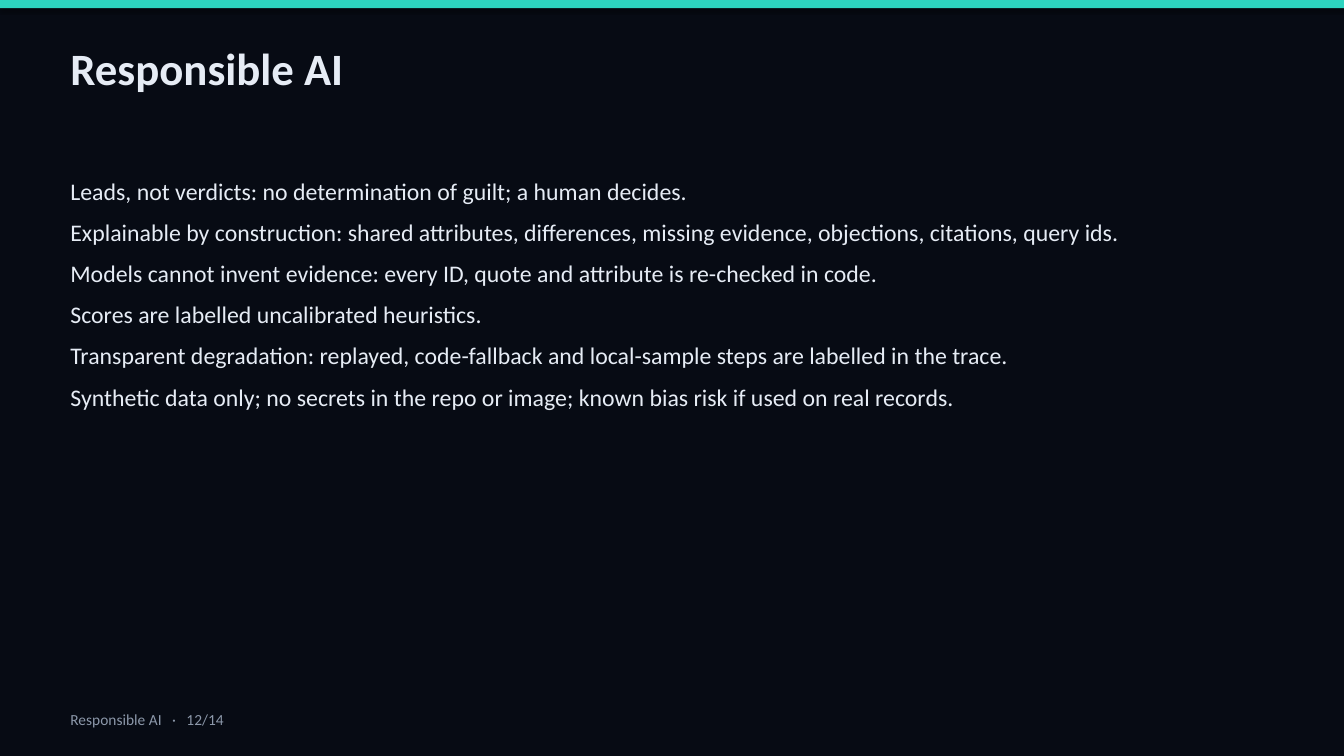
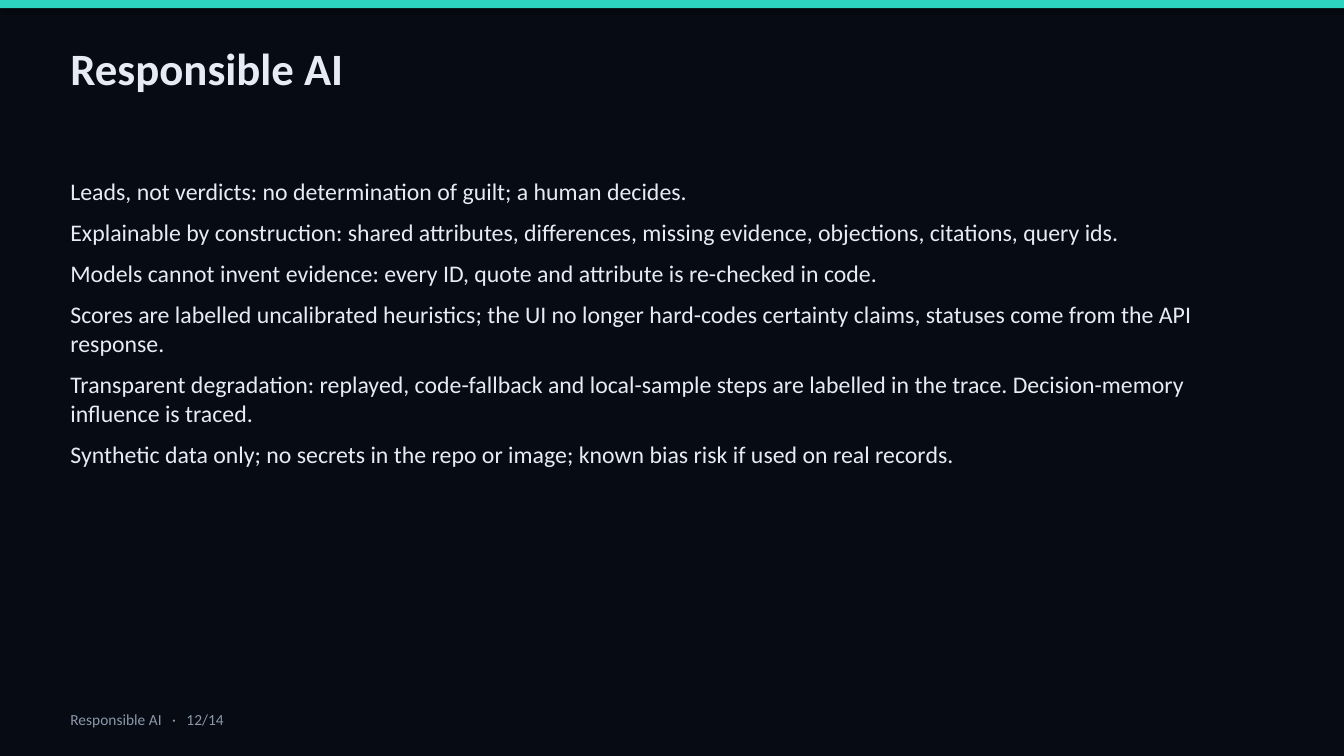
Before and after one commit to Yashasvi-Ranjan/Crime_intelligence, a slide deck: slide 12 of submission/media/AEGIS_Slide_Deck.pptx. Drawn at 1344x756 pixels with LibreOffice and Linux fonts; fonts in the diff are those of the drawing. Boxes give left, top, right and bottom in pixels: in the first picture for what was removed or moved away, otherwise in the second. Text is boxed around its words. In the diff, an @@ line names an element or a change of style, - is before the commit and + after.

```diff
--- a/submission/media/AEGIS_Slide_Deck.pptx
+++ b/submission/media/AEGIS_Slide_Deck.pptx
@@ text at (70, 306, 1191, 422): text changed @@
-Scores are labelled uncalibrated heuristics.
-Transparent degradation: replayed, code-fallback and local-sample steps are labelled in the trace.
+Scores are labelled uncalibrated heuristics; the UI no longer hard-codes certainty claims, statuses come from the API response.
+Transparent degradation: replayed, code-fallback and local-sample steps are labelled in the trace. Decision-memory influence is traced.
```
Also in this commit, not shown: 5 other slides changed, 1 other file.
